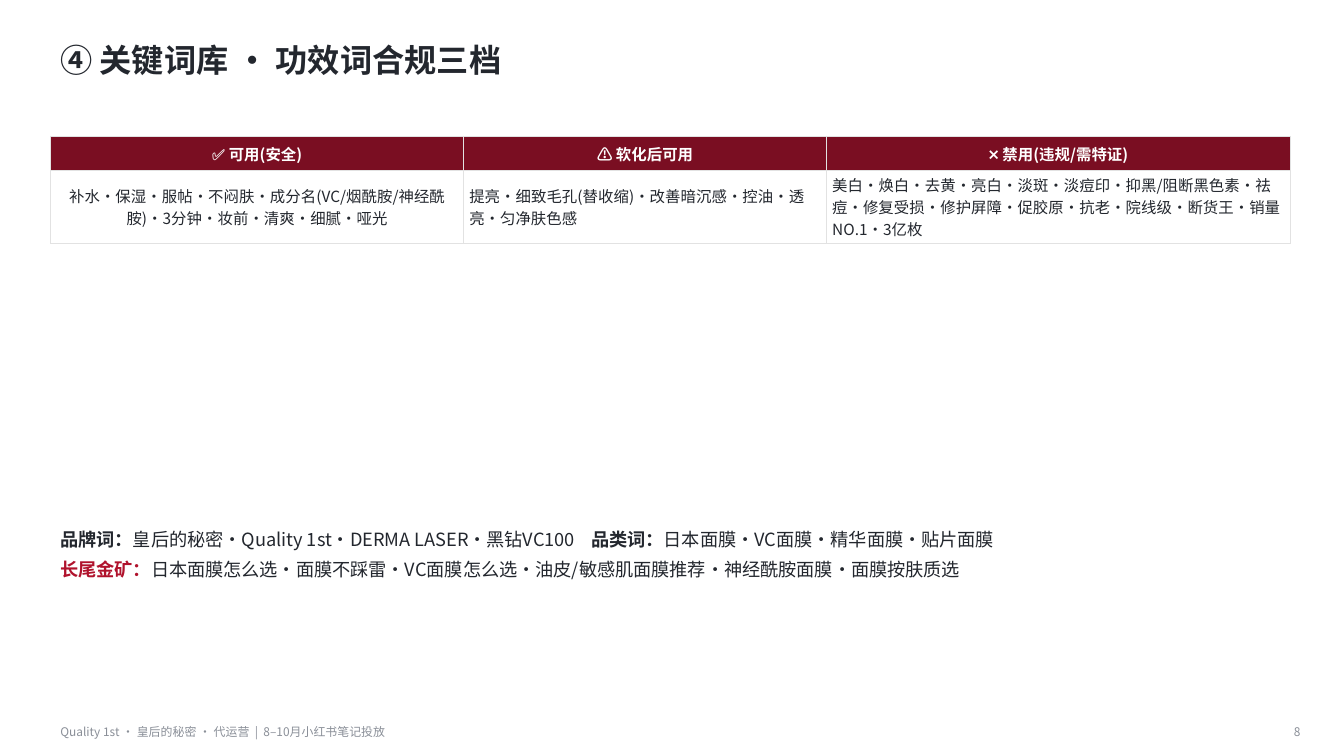
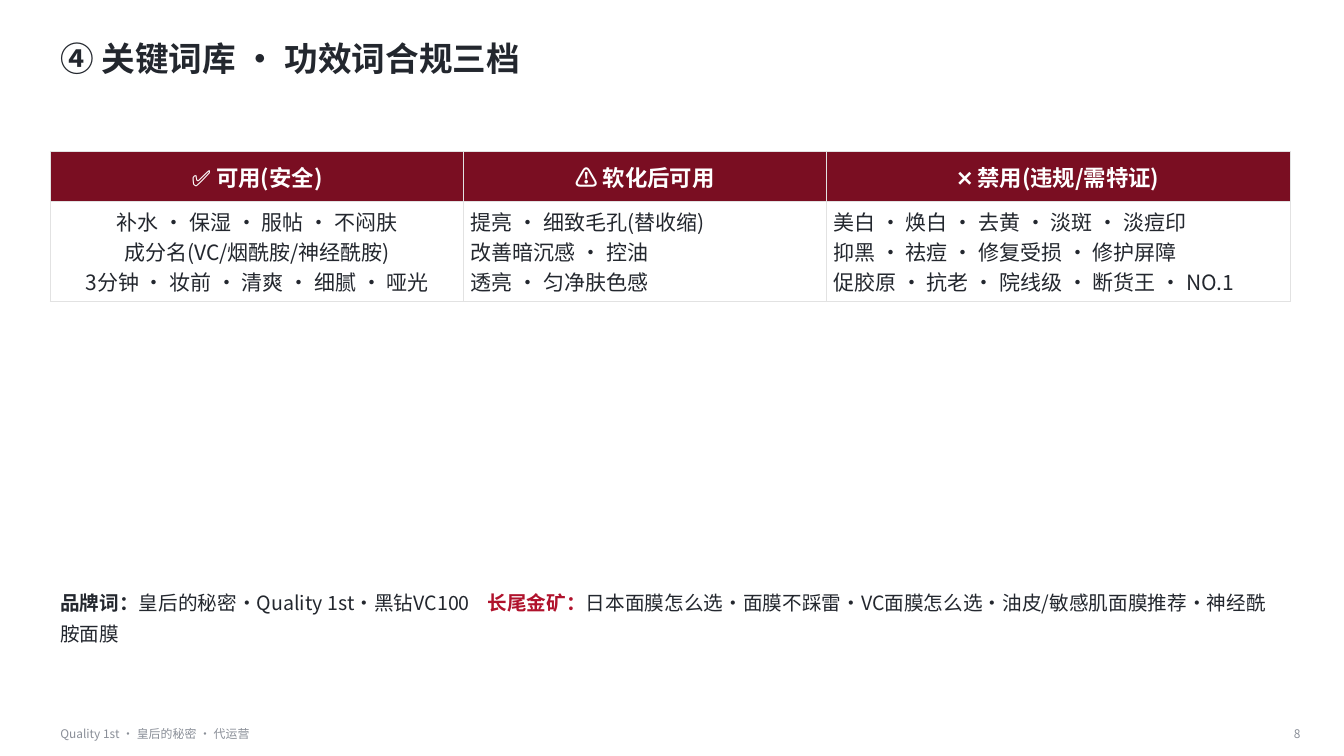
Before and after one commit to caowenwen-boop/-, a slide deck: slide 8 of docs/工作/04-营销推广/代运营-Quality1st/8-10月笔记投放/8-10月小红书笔记投放方案.pptx. Drawn at 1344x756 pixels with LibreOffice and Linux fonts; fonts in the diff are those of the drawing. Boxes give left, top, right and bottom in pixels: in the first picture for what was removed or moved away, otherwise in the second. Text is boxed around its words. In the diff, an @@ line names an element or a change of style, - is before the commit and + after.

```diff
--- a/docs/工作/04-营销推广/代运营-Quality1st/8-10月笔记投放/8-10月小红书笔记投放方案.pptx
+++ b/docs/工作/04-营销推广/代运营-Quality1st/8-10月笔记投放/8-10月小红书笔记投放方案.pptx
@@ text "④ 关键词库 · 功效词合规三档" at [60,42,520,74]: size 23 to 24 pt @@
@@ table at [50,151,1291,296] @@
-row 2: 补水·保湿·服帖·不闷肤·成分名(VC/烟酰胺/神经酰胺)·3分钟·妆前·清爽·细腻·哑光 | 提亮·细致毛孔(替收缩)·改善暗沉感·控油·透亮·匀净肤色感 | 美白·焕白·去黄·亮白·淡斑·淡痘印·抑黑/阻断黑色素·祛痘·修复受损·修护屏障·促胶原·抗老·院线级·断货王·销量NO.1·3亿枚
+row 2: 补水 · 保湿 · 服帖 · 不闷肤 / 成分名(VC/烟酰胺/神经酰胺) / 3分钟 · 妆前 · 清爽 · 细腻 · 哑光 | 提亮 · 细致毛孔(替收缩) / 改善暗沉感 · 控油 / 透亮 · 匀净肤色感 | 美白 · 焕白 · 去黄 · 淡斑 · 淡痘印 / 抑黑 · 祛痘 · 修复受损 · 修护屏障 / 促胶原 · 抗老 · 院线级 · 断货王 · NO.1
@@ size 11 to 16 pt in "✅ 可用(安全)", "⚠️ 软化后可用", "❌ 禁用(违规/需特证)" @@
@@ borders changed @@
@@ table: place and size @@
-table at [50,136,1291,240]
+table at [50,151,1291,296]
@@ text at [60,593,1266,643]: text changed; size 13 to 14 pt @@
-品牌词：皇后的秘密·Quality 1st·DERMA LASER·黑钻VC100 品类词：日本面膜·VC面膜·精华面膜·贴片面膜
-长尾金矿：日本面膜怎么选·面膜不踩雷·VC面膜怎么选·油皮/敏感肌面膜推荐·神经酰胺面膜·面膜按肤质选
+品牌词：皇后的秘密·Quality 1st·黑钻VC100 长尾金矿：日本面膜怎么选·面膜不踩雷·VC面膜怎么选·油皮/敏感肌面膜推荐·神经酰胺面膜
@@ text at [60,728,250,741]: text changed @@
-Quality 1st · 皇后的秘密 · 代运营 | 8–10月小红书笔记投放
+Quality 1st · 皇后的秘密 · 代运营
```
Also in this commit, not shown: 9 other slides changed.
